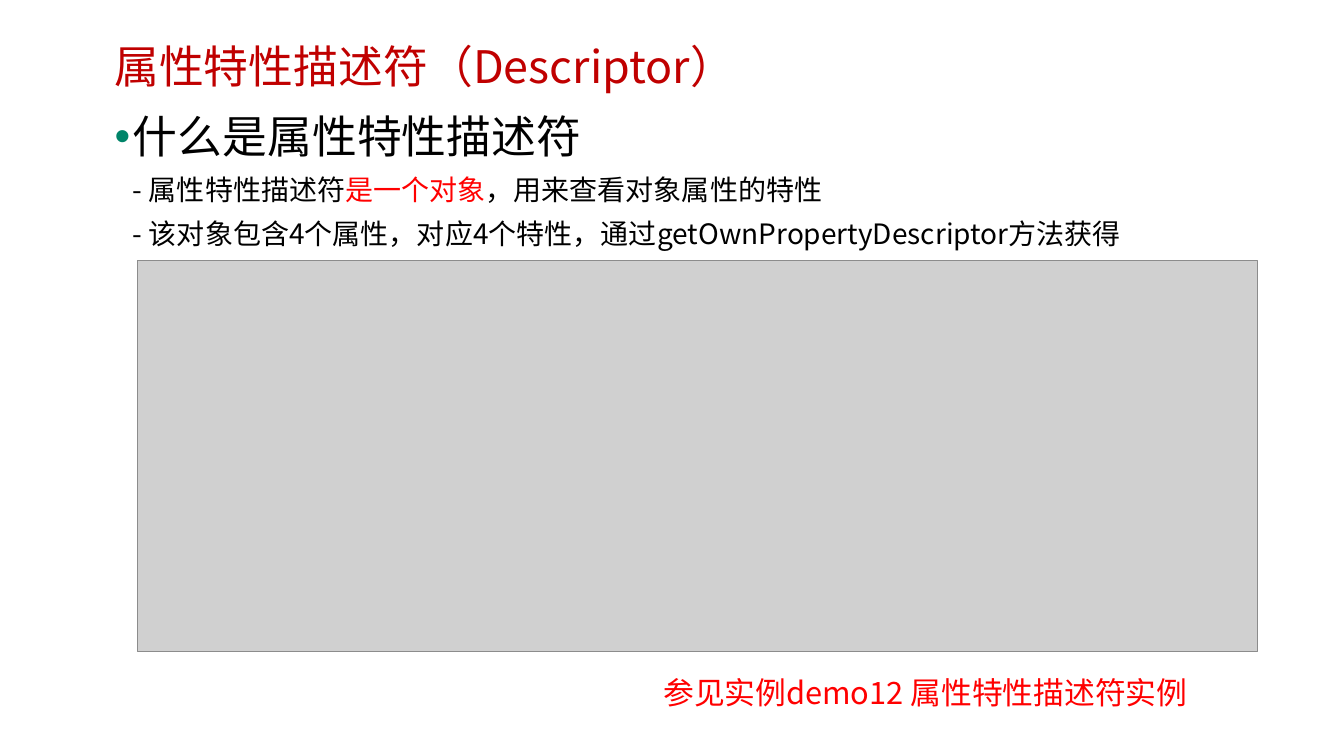
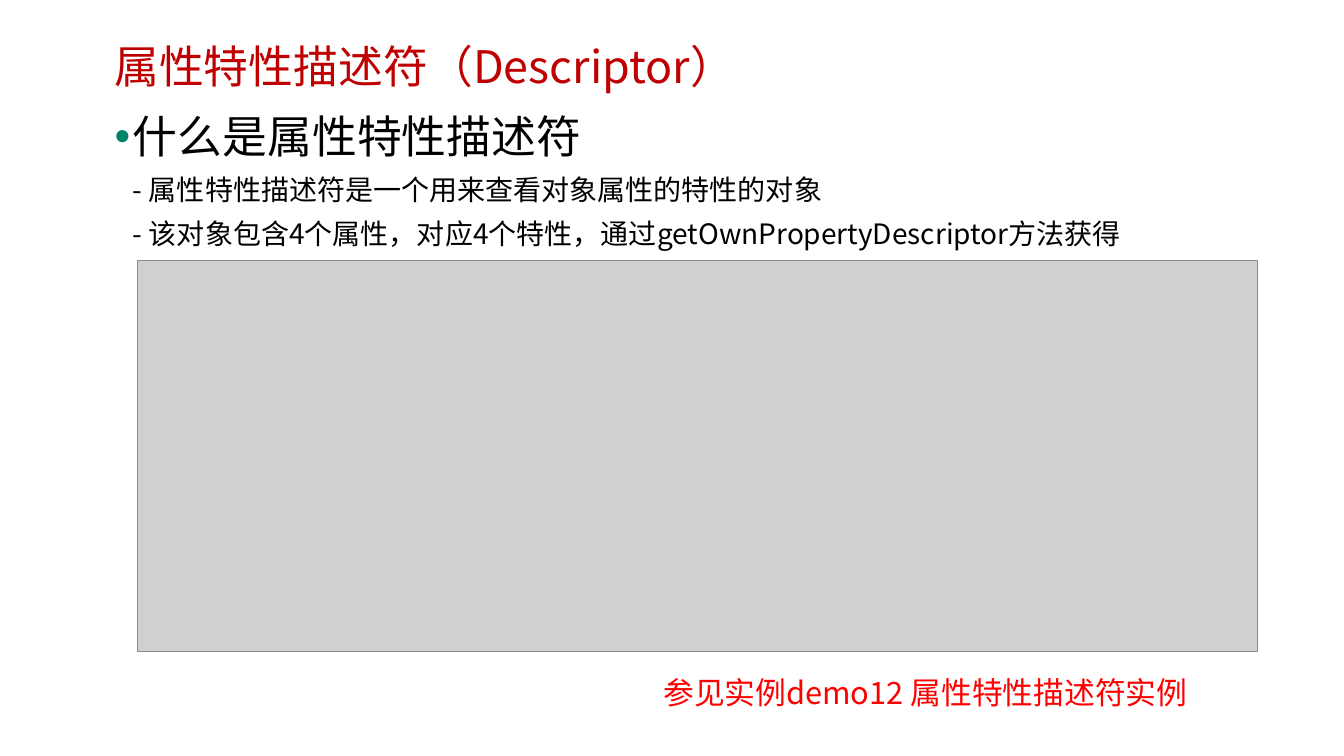
Before and after one commit to edu2act/course-javascript-advanced, a slide deck: slide 14 of 课程PPT/14.JS对象属性特性.pptx. Drawn at 1344x756 pixels with LibreOffice and Linux fonts; fonts in the diff are those of the drawing; grey boxes stand for pictures; background and template pictures are left out. Boxes give left, top, right and bottom in pixels: in the first picture for what was removed or moved away, otherwise in the second. Text is boxed around its words. In the diff, an @@ line names an element or a change of style, - is before the commit and + after.

```diff
--- a/课程PPT/14.JS对象属性特性.pptx
+++ b/课程PPT/14.JS对象属性特性.pptx
@@ text at box(133, 115, 1121, 251): text changed @@
-• 什么是属性特性描述符
-  - 属性特性描述符是一个对象，用来查看对象属性的特性
-  - 该对象包含4个属性，对应4个特性，通过getOwnPropertyDescriptor方法获得
+• 什么是属性特性描述符
+  - 属性特性描述符是一个用来查看对象属性的特性的对象
+  - 该对象包含4个属性，对应4个特性，通过getOwnPropertyDescriptor方法获得
```
Also in this commit, not shown: 2 other slides changed, 6 other files.
